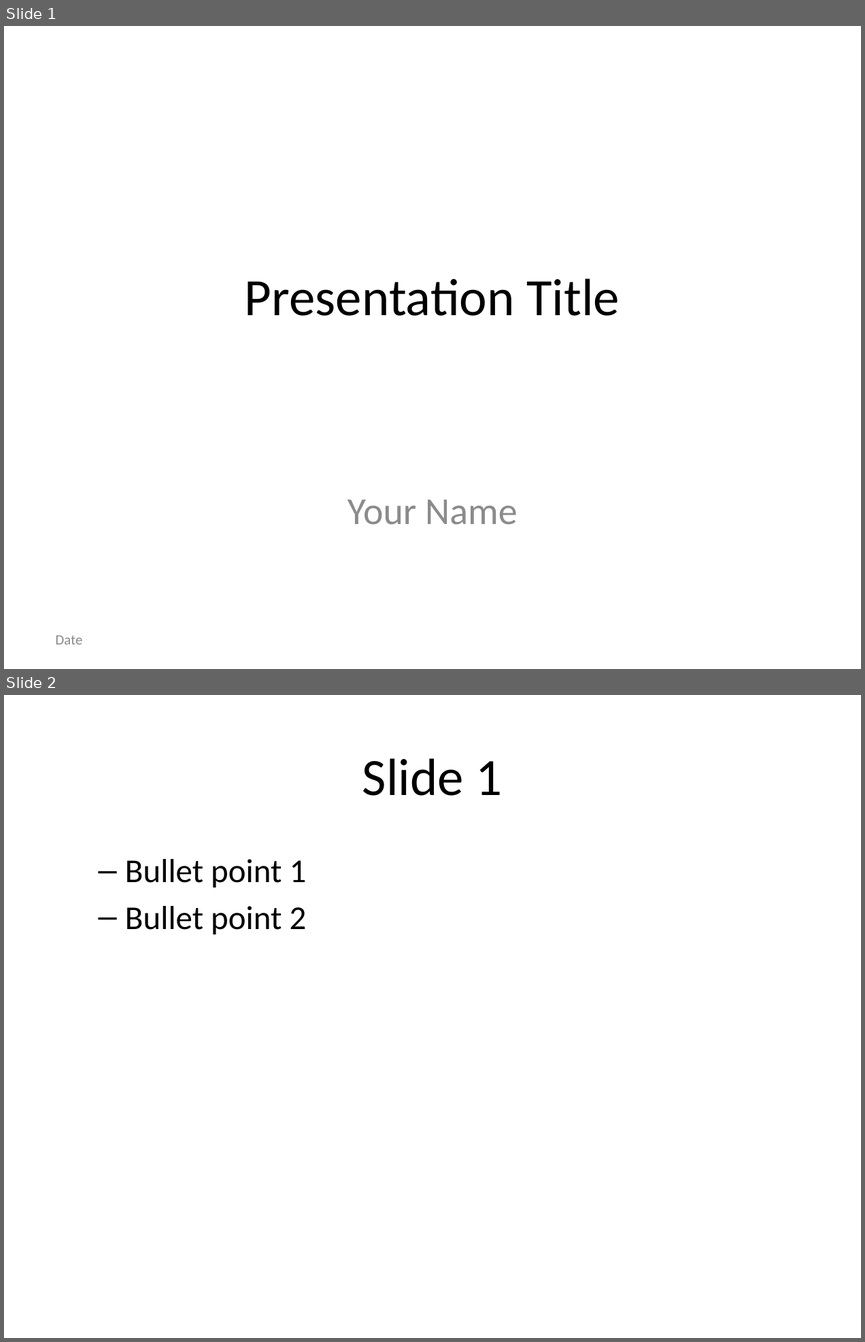
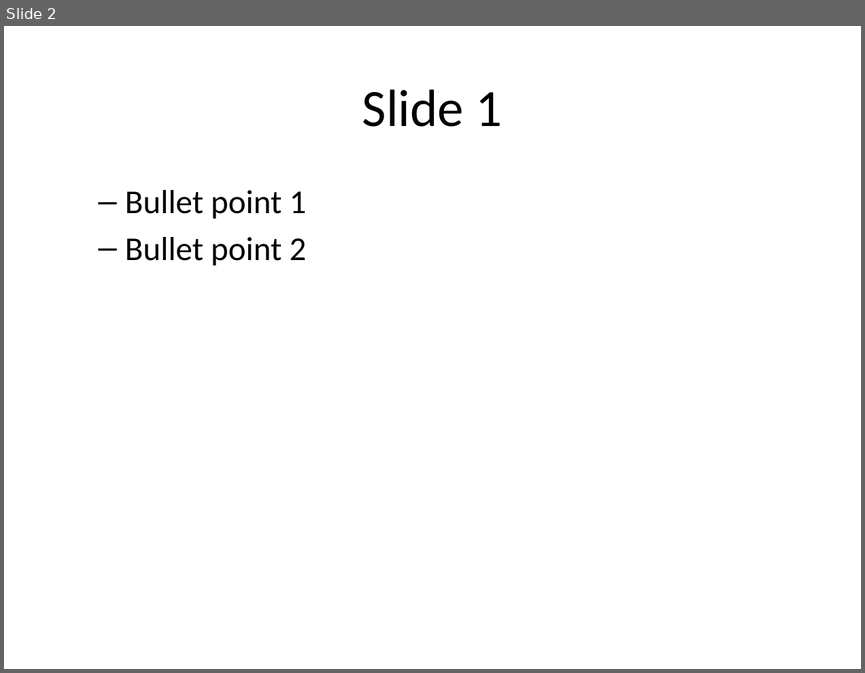
Before and after one commit to Patrick941/MAIProject, a slide deck: presentation.pptx. Shown one above the other, each under a label of ours: slides 1 and 2 before the commit, slide 2 after it. The pictures are 865x1342 and 865x673 pixels, drawn with LibreOffice and Linux fonts; fonts in the diff are those of the drawing. Boxes give left, top, right and bottom in pixels: in the first picture for what was removed or moved away, otherwise in the second. Text is boxed around its words. In the diff, an @@ line names an element or a change of style, - is before the commit and + after.

```diff
--- a/presentation.pptx
+++ b/presentation.pptx
@@ slide 1 removed at (4,26,861,669), background #FFFFFF @@
@@ title removed at (245,278,619,316) @@
-Presentation Title
@@ subtitle removed at (347,499,517,524) @@
-Your Name
@@ text removed at (56,635,83,644) @@
-Date
```
Also in this commit, not shown: 1 slide added, 1 other file.
